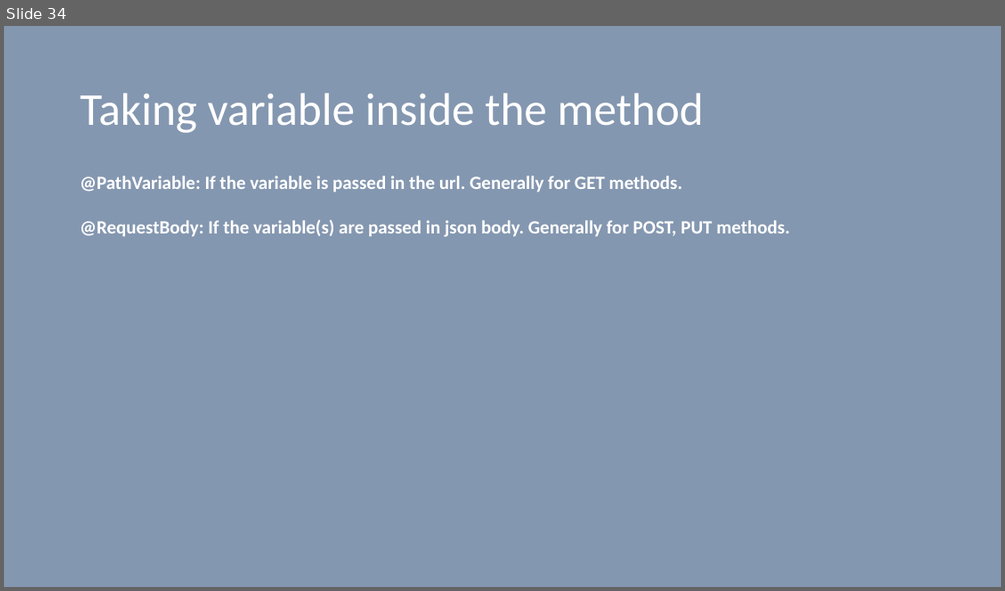
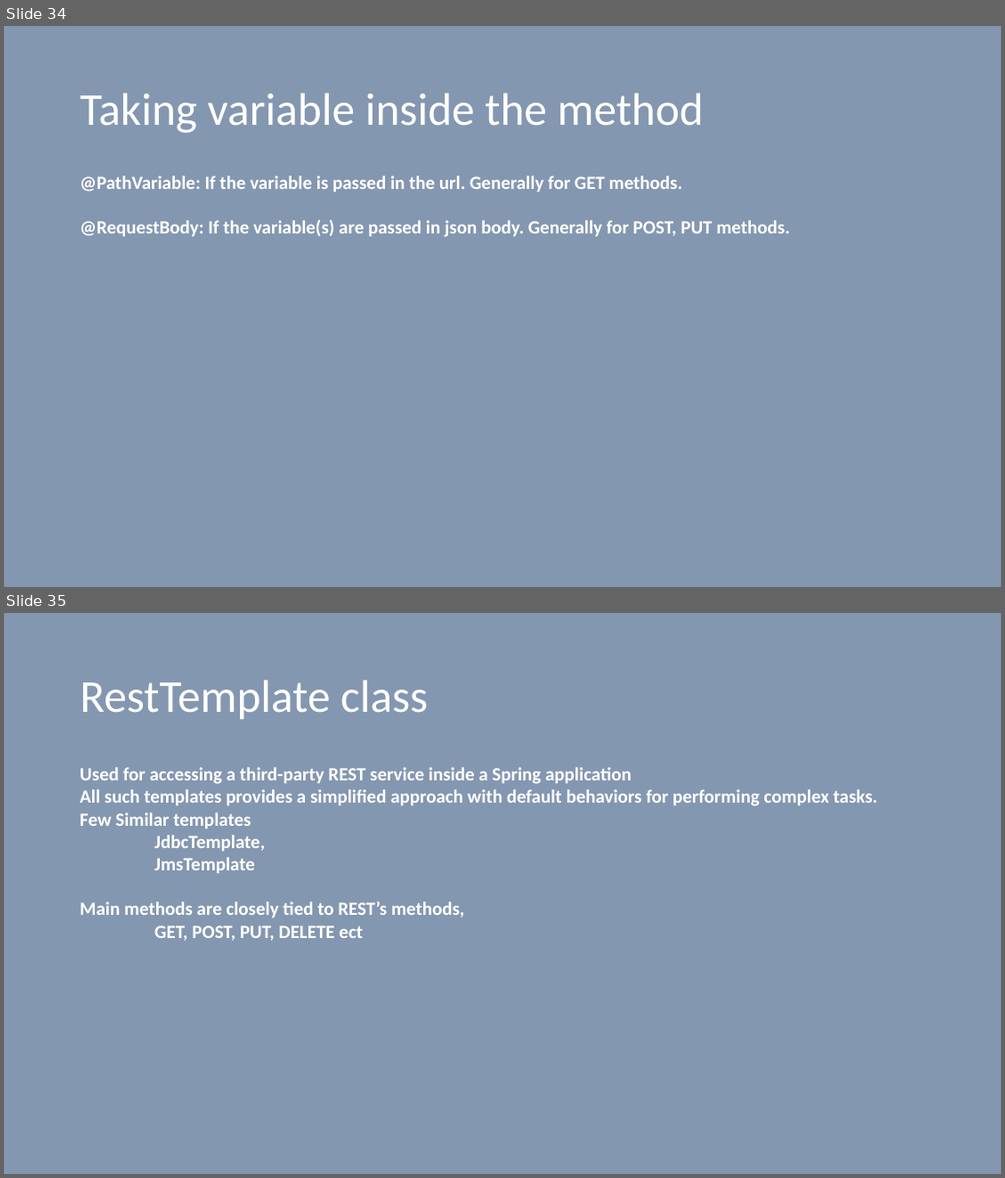
Before and after one commit to vilasvarghese/microservices, a slide deck: training/day1/3SpringBootDay1And2.pptx. Shown one above the other, each under a label of ours: slide 34 before the commit, slides 34 and 35 after it. The pictures are 1005x591 and 1005x1178 pixels, drawn with LibreOffice and Linux fonts; fonts in the diff are those of the drawing. Boxes give left, top, right and bottom in pixels: in the first picture for what was removed or moved away, otherwise in the second. Text is boxed around its words. In the diff, an @@ line names an element or a change of style, - is before the commit and + after.

```diff
--- a/training/day1/3SpringBootDay1And2.pptx
+++ b/training/day1/3SpringBootDay1And2.pptx
@@ slide 35 added at [4, 613, 1001, 1174], background #8497B0 @@
@@ title added at [80, 680, 428, 719], 44 pt, text #FFFFFF @@
+RestTemplate class
@@ text added at [80, 767, 878, 941], 18 pt, text #FFFFFF, bold @@
+Used for accessing a third-party REST service inside a Spring application
+All such templates provides a simplified approach with default behaviors for performing complex tasks.
+Few Similar templates
+JdbcTemplate,
+JmsTemplate
+Main methods are closely tied to REST’s methods,
+GET, POST, PUT, DELETE ect
```
Also in this commit, not shown: 11 other slides added, 17 slides removed, 2 other files.
